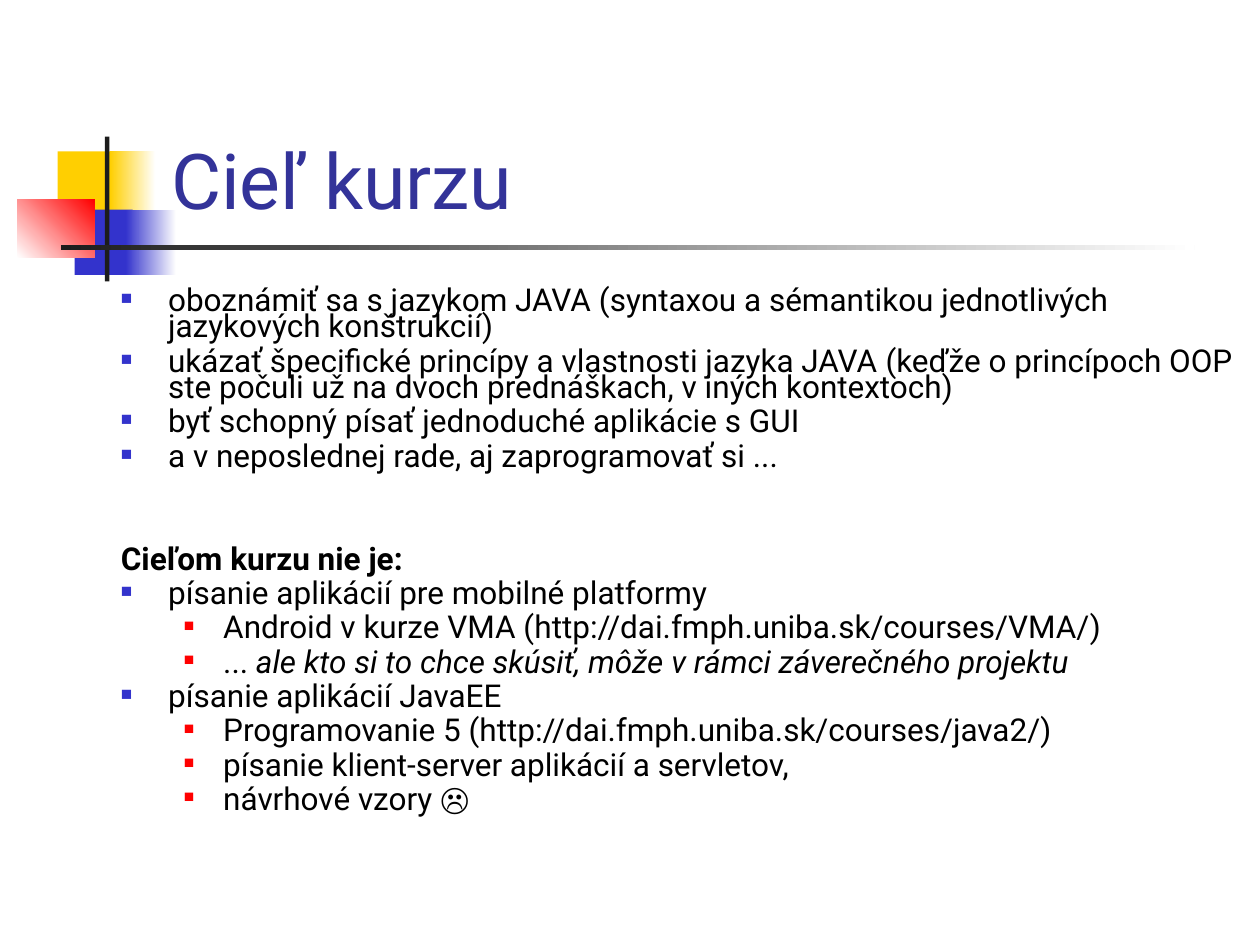
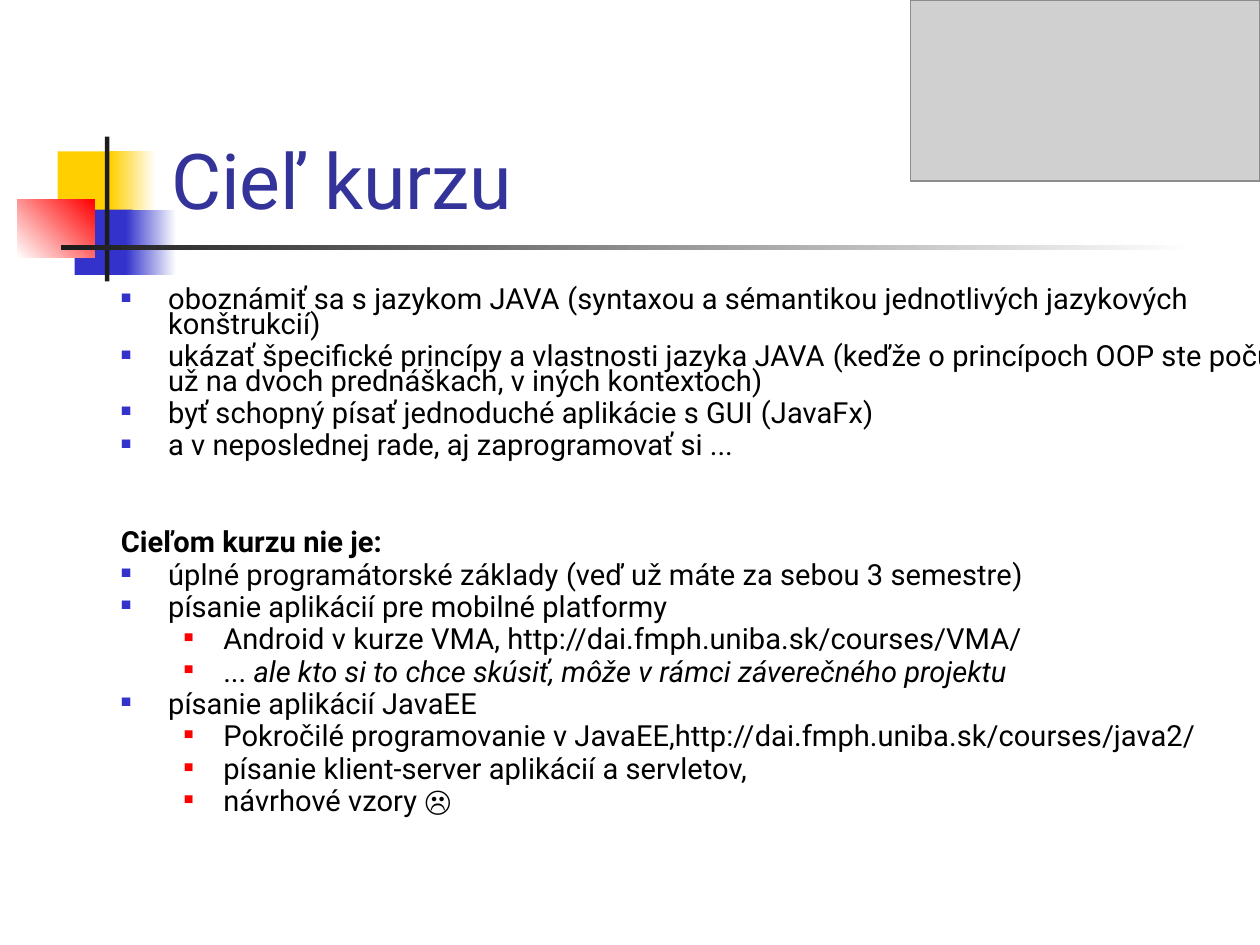
Before and after one commit to Programovanie4/Prednasky, a slide deck: slide 10 of 01/01_java.ppt (slide 6 before the commit). Drawn at 1260x945 pixels with LibreOffice and Linux fonts; fonts in the diff are those of the drawing; grey boxes stand for pictures. Boxes give left, top, right and bottom in pixels: in the first picture for what was removed or moved away, otherwise in the second. Text is boxed around its words. In the diff, an @@ line names an element or a change of style, - is before the commit and + after.

```diff
--- a/01/01_java.ppt
+++ b/01/01_java.ppt
@@ picture added at (x1=911, y1=0, x2=1260, y2=181) @@
@@ text at (x1=121, y1=285, x2=1201, y2=817): size 18 to 16.6 pt in "oboznámiť sa s jazykom JAVA (syntaxou a ...", "ukázať špecifické princípy a vlastnosti jazyka JAVA ...", "a v neposlednej rade, aj zaprogramovať si ...", "Cieľom kurzu nie je:" and 5 more places @@
@@ text at (x1=168, y1=396, x2=873, y2=430): text changed; size 18 to 16.6 pt @@
-■ byť schopný písať jednoduché aplikácie s GUI
+■ byť schopný písať jednoduché aplikácie s GUI (JavaFx)
@@ text at (x1=168, y1=558, x2=1023, y2=592): paragraph added @@
+■ úplné programátorské základy (veď už máte za sebou 3 semestre)
@@ text at (x1=223, y1=622, x2=1021, y2=655): text changed; size 18 to 16.6 pt @@
-  ■ Android v kurze VMA (http://dai.fmph.uniba.sk/courses/VMA/)
+  ■ Android v kurze VMA, http://dai.fmph.uniba.sk/courses/VMA/
@@ text at (x1=223, y1=719, x2=1194, y2=753): text changed; size 18 to 16.6 pt @@
-  ■ Programovanie 5 (http://dai.fmph.uniba.sk/courses/java2/)
+  ■ Pokročilé programovanie v JavaEE,http://dai.fmph.uniba.sk/courses/java2/
```
Also in this commit, not shown: 8 other slides changed, 4 slides added, 1 other file.
